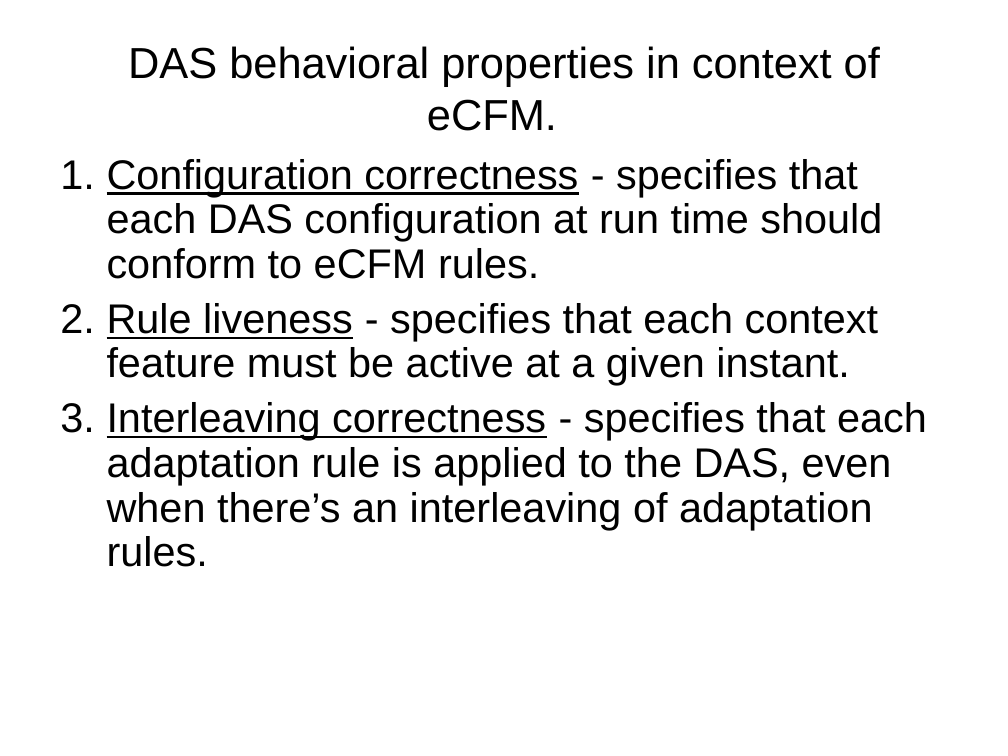
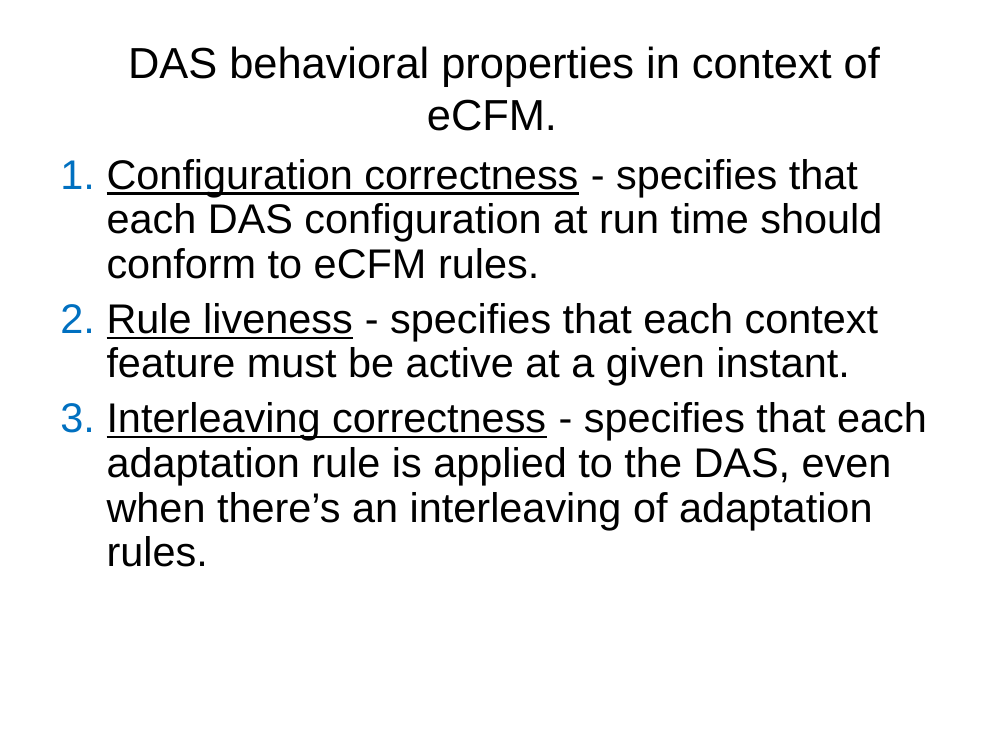
Before and after one commit to Ruthvicp/CS5551_Team_11_Project, a slide deck: slide 12 of Documentation/DAS.ppt. Drawn at 1008x756 pixels with LibreOffice and Linux fonts; fonts in the diff are those of the drawing; background and template pictures are left out. Boxes give left, top, right and bottom in pixels: in the first picture for what was removed or moved away, otherwise in the second. Text is boxed around its words. In the diff, an @@ line names an element or a change of style, - is before the commit and + after.

```diff
--- a/Documentation/DAS.ppt
+++ b/Documentation/DAS.ppt
@@ text "Configuration correctness - specifies that ..." at (107,159,927,567): bullet colour #000000 to #0070C0 @@
```
Also in this commit, not shown: 11 other slides changed.
